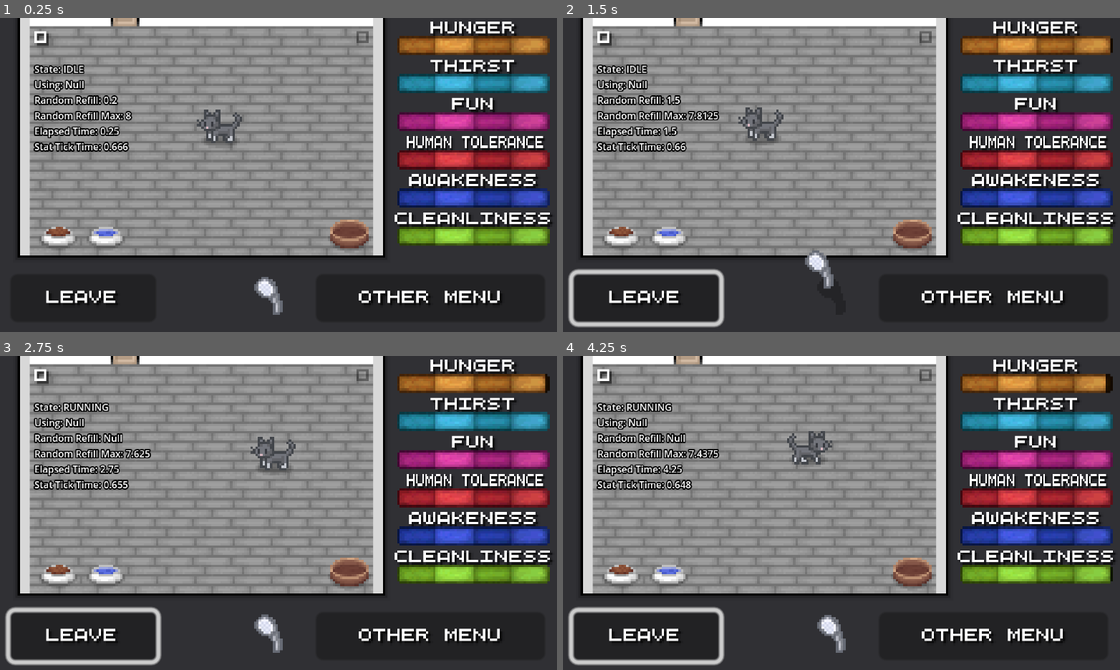
Above: before the commit, frames 1-4 (two rows, left to right).
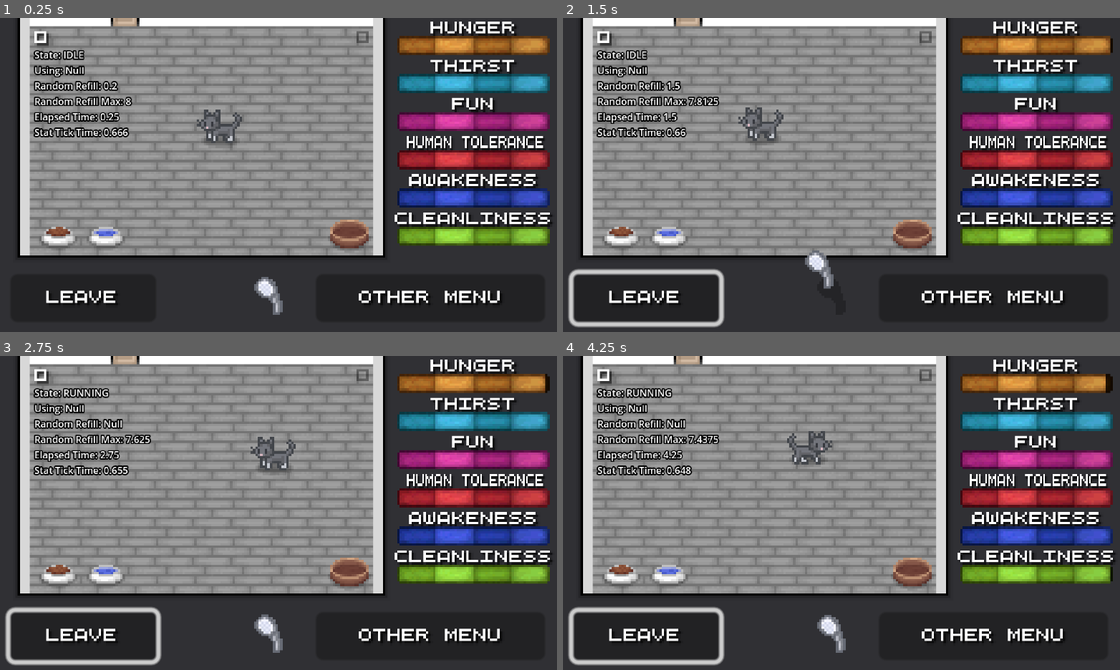
Above: after the commit, the same moments.

Repository: Theooolone/m-game
Game: Godot game, scene res://scenes/catsim/cat_sim.tscn
Two runs of this game, one before a commit and one after it. Both use one fixed random seed, a clock stepped at 60 frames per second and the inputs below. This scene is started directly instead of the project's main scene.
Inputs (mouse positions are in pixels of both pictures, inside the frame that each line leads up to):
- Up to frame 1 (0.25 s): no input
- Up to frame 2 (1.5 s): click "Leave" at 0.5 s; drag from (841, 303) to (763, 127) at 1.27 s
- Up to frame 3 (2.75 s): drag from (161, 531) to (267, 619) at 2.02 s
- Up to frame 4 (4.25 s): move the mouse to (897, 447) at 2.77 s; hold Right (right) 2.78-3.5 s; tap C (show_controls) at 2.85 s; drag from (813, 582) to (668, 469) at 3.52 s

The runs differ from the first frame. In frame 1, 2.6% of the frame differs, in the area x 6-24%, y 10-43%; in frame 2, 2.7%; in frame 3, 3.0%; in frame 4, 3.1%, in the area x 6-29%, y 10-43%.

Commit message:
Moved debug text

Diff:
--- a/scenes/catsim/cat_sim.tscn
+++ b/scenes/catsim/cat_sim.tscn
@@ -490,9 +490,9 @@
 visible = false
 z_index = 10
 offset_left = -102.0
-offset_top = -49.0
+offset_top = -55.0
 offset_right = -52.0
-offset_bottom = 35.0
+offset_bottom = 29.0
 scale = Vector2(0.25, 0.25)
 text = "Debug"
 label_settings = SubResource("LabelSettings_wcvt4")
